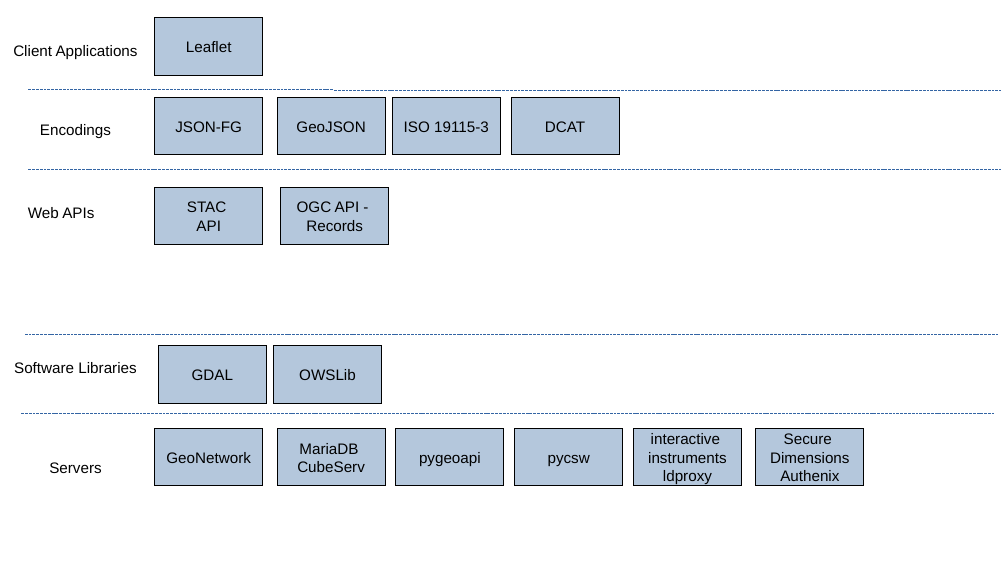
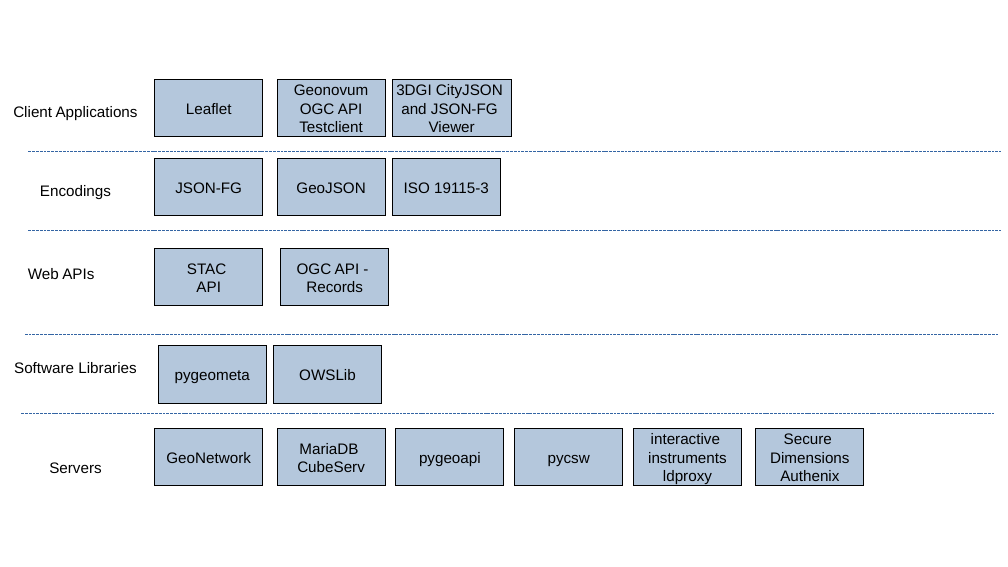
Before and after one commit to opengeospatial/developer-events, a slide deck: slide 1 of 2022/Metadata-Code-Sprint/engineering-report/images/Figures.odp. Drawn at 1008x567 pixels with LibreOffice and Linux fonts; fonts in the diff are those of the drawing. Boxes give left, top, right and bottom in pixels: in the first picture for what was removed or moved away, otherwise in the second. Text is boxed around its words. In the diff, an @@ line names an element or a change of style, - is before the commit and + after.

Commit message:
added the 3DGI JSON-FG viewer

```diff
--- a/2022/Metadata-Code-Sprint/engineering-report/images/Figures.odp
+++ b/2022/Metadata-Code-Sprint/engineering-report/images/Figures.odp
@@ rectangle added at (277, 80, 385, 137), fill #B4C7DC, outline #000000 0 pt, 12 pt, text #000000 @@
+Geonovum
+OGC API
+Testclient
@@ rectangle added at (392, 80, 511, 137), fill #B4C7DC, outline #000000 0 pt, 12 pt, text #000000 @@
+3DGI CityJSON
+and JSON-FG
+Viewer
@@ rectangle removed at (511, 97, 619, 155) @@
-DCAT
@@ line moved from (28, 169) - (1001, 169) to (28, 151) - (1001, 151) @@
@@ line moved from (28, 90) - (1001, 90) to (28, 231) - (1001, 231) @@
@@ 6 rectangles, 3 texts: place and size @@
-6 rectangles, 3 texts at (13, 18, 500, 245)
+6 rectangles, 3 texts at (13, 80, 500, 306)
@@ text in rectangle at (175, 370, 250, 383): text changed @@
-GDAL
+pygeometa
```
Also in this commit, not shown: 7 other files.
